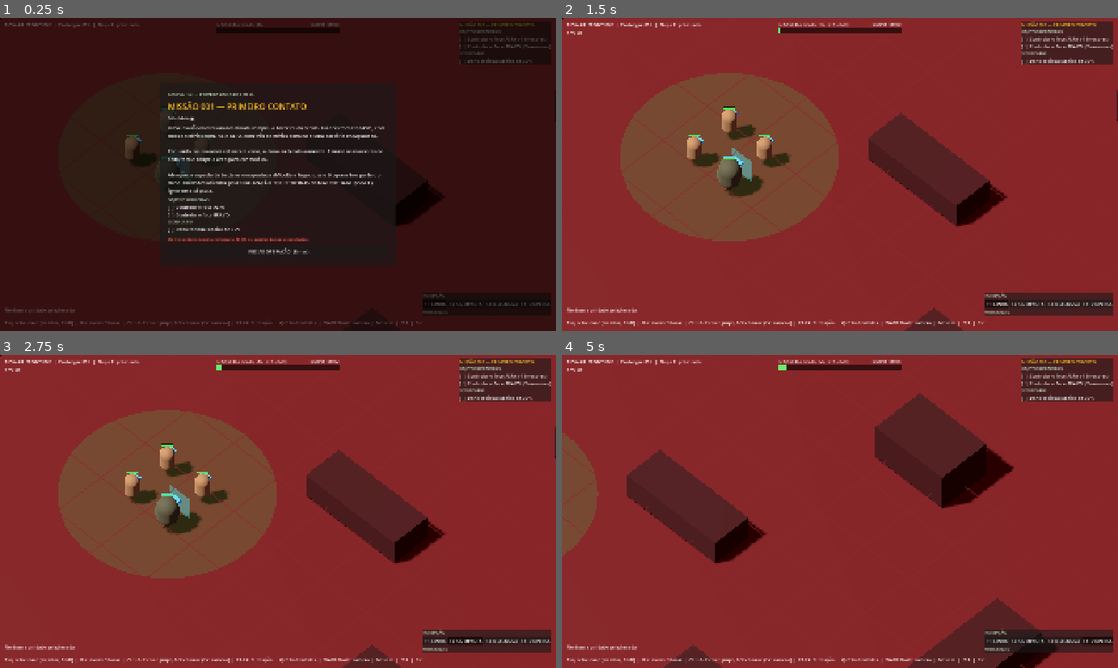
Above: before the commit, frames 1-4 (two rows, left to right).
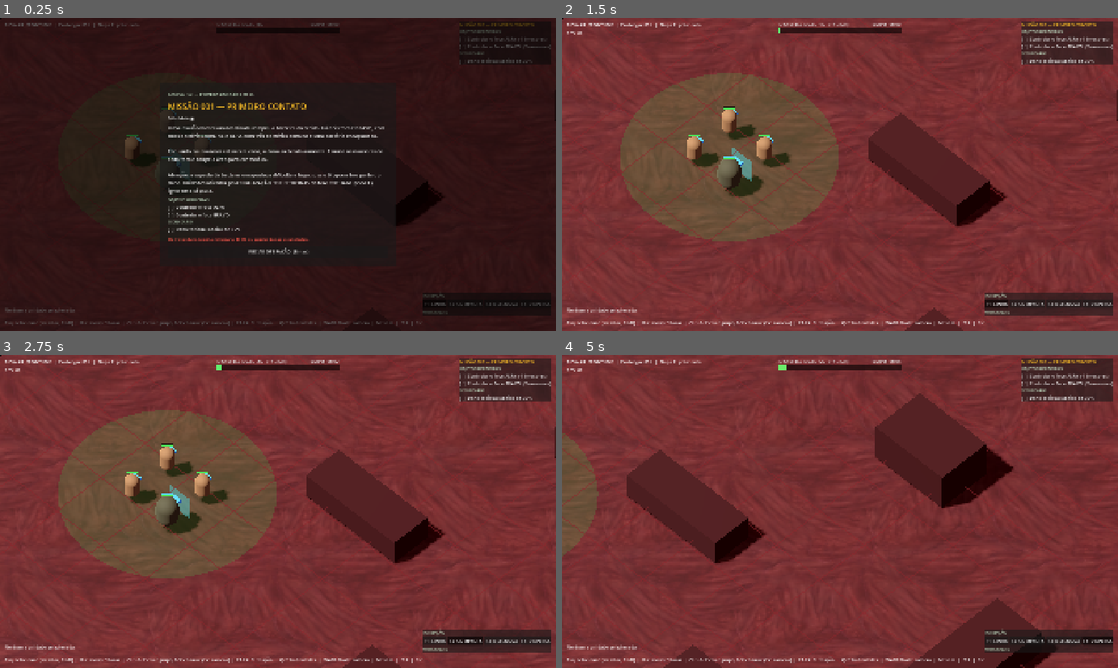
Above: after the commit, the same moments.

Repository: polargamerbr/BIO-WARS-GAME
Game: Godot game, scene res://scenes/main/Main.tscn
The game is run twice, just before and just after one commit, with the same random seed, the same clock (stepped at 60 frames per second) and the same inputs.
Inputs (mouse positions are in pixels of both pictures, inside the frame that each line leads up to):
- Up to frame 1 (0.25 s): no input
- Up to frame 2 (1.5 s): click "INICIAR OPERAÇÃO (Enter)" at 0.5 s; click "F1 LINHA" at 1.25 s
- Up to frame 3 (2.75 s): click "F2 COMPACTA" at 2 s
- Up to frame 4 (5 s): click "F3 DEFENSIVA" at 2.75 s; click "F4 DISPERSA" at 3.5 s; tap Enter at 4.25 s; move the mouse to (962, 495) at 4.27 s; hold D from 4.28 s (still down); tap Q at 4.35 s; click (962, 495) at 4.42 s; tap Space at 4.52 s

The runs differ from the first frame. In frame 2, 8.7% of the frame differs, in the area x 0-100%, y 0-100%; in frame 3, 8.7%; in frame 4, 9.7%.

Commit message:
Artes de referência organizadas e chão com textura de tecido
- Referências geradas no Gemini e no Meshy nas pastas do jogo:
  Neutrophil (oficial D002, frente e costas do Meshy, e fuzil),
  Macrophage (frente e costas), bactérias comum e encapsulada,
  obstáculo de tecido; arte conceitual em docs/art/concept
- Neutrophil de placas cinza (Gemini) descartado e guardado em
  docs/art/descartadas; decisão registrada na D002
- Textura de tecido aplicada ao chão (triplanar, 24 m por repetição,
  mipmaps e compressão de vídeo)
- Exportação deixa de fora todas as pastas reference/
- Docs: CHANGELOG 0.2.1 e ART_PROMPTS

Co-Authored-By: Claude Opus 5.5 <noreply@anthropic.com>

Diff:
--- a/scripts/core/main.gd
+++ b/scripts/core/main.gd
@@ -16,6 +16,8 @@
 const AudioManagerScript := preload("res://scripts/core/audio_manager.gd")
 
 const MAP_SIZE := 80.0
+const GROUND_TEXTURE := preload("res://assets/environments/textures/tissue_ground.jpeg")
+const GROUND_TILE_METERS := 24.0  ## Tamanho de cada repetição da textura do chão.
 ## Missão carregada ao abrir. Unidades, focos e condições vêm todos deste arquivo.
 const MISSION_PATH := "res://data/missions/mission_001_first_contact.tres"
 
@@ -147,8 +149,14 @@
 
 func _build_ground() -> void:
 	var mat := StandardMaterial3D.new()
-	mat.albedo_color = Color(0.36, 0.08, 0.10)
+	mat.albedo_texture = GROUND_TEXTURE
+	# Escurece um pouco a textura para as unidades continuarem fáceis de ler por cima.
+	mat.albedo_color = Color(0.8, 0.8, 0.8)
 	mat.roughness = 0.85
+	# Projeção pelo mundo (triplanar): a textura repete a cada GROUND_TILE_METERS no chão,
+	# sem depender das coordenadas de UV da caixa.
+	mat.uv1_triplanar = true
+	mat.uv1_scale = Vector3.ONE / GROUND_TILE_METERS
 	# Placa de 1 m de espessura com o topo em y = 0.
 	_add_static_block("Ground", Vector3(0.0, -0.5, 0.0), Vector3(MAP_SIZE, 1.0, MAP_SIZE), mat)
 
Binary file added: assets/enemies/bacteria/reference/bacteria_common_back.jpeg
Not shown, added: assets/enemies/bacteria/reference/bacteria_common_back.jpeg.import
Binary file added: assets/enemies/bacteria/reference/bacteria_common_front.jpeg
Not shown, added: assets/enemies/bacteria/reference/bacteria_common_front.jpeg.import
Binary file added: assets/enemies/bacteria/reference/bacteria_encapsulated_front.jpeg
Not shown, added: assets/enemies/bacteria/reference/bacteria_encapsulated_front.jpeg.import
Binary file added: assets/environments/reference/tissue_obstacle.jpeg
Not shown, added: assets/environments/reference/tissue_obstacle.jpeg.import
Binary file added: assets/environments/textures/tissue_ground.jpeg
Not shown, added: assets/environments/textures/tissue_ground.jpeg.import
Binary file added: assets/units/macrophage/reference/macrophage_back.jpeg
Not shown, added: assets/units/macrophage/reference/macrophage_back.jpeg.import
(and 20 more such lines)
